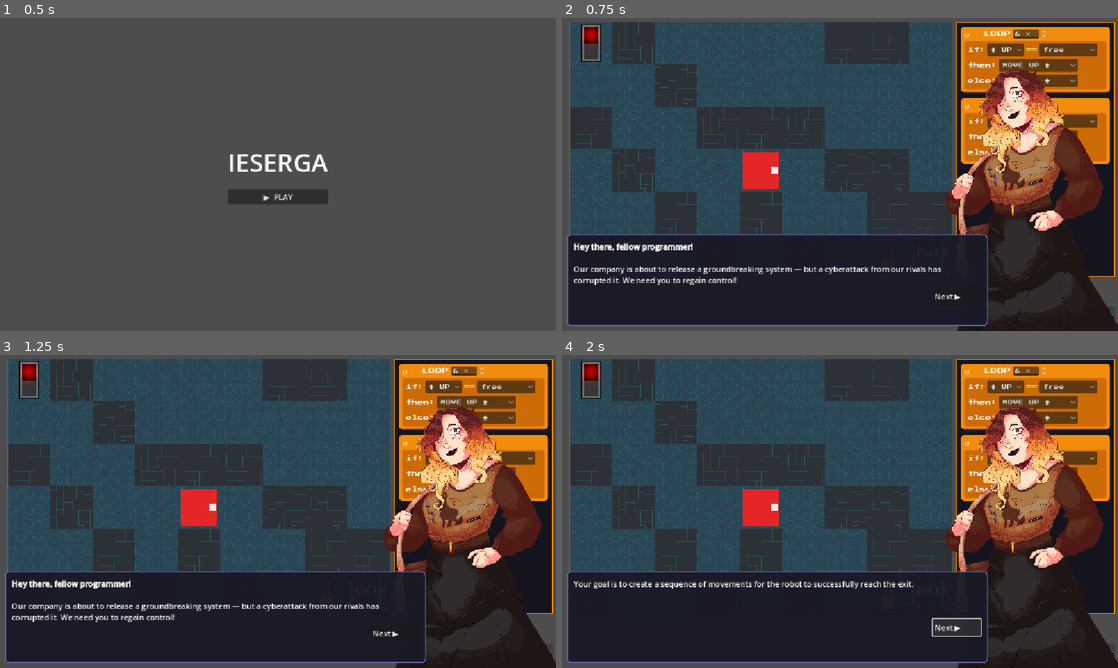
Above: before the commit, frames 1-4 (two rows, left to right).
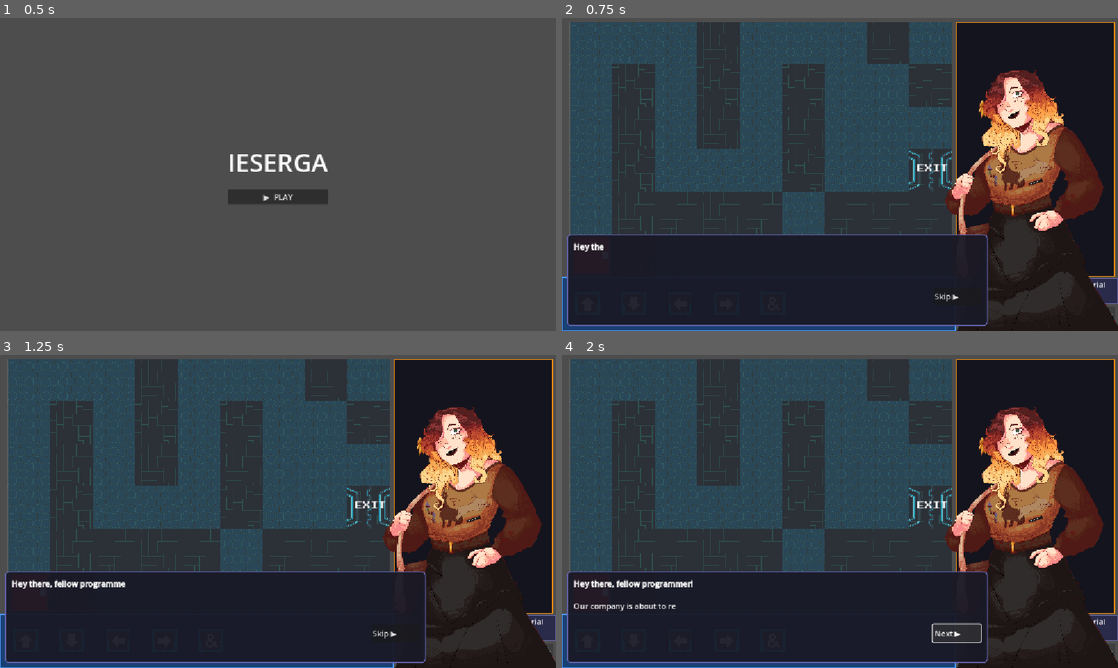
Above: after the commit, the same moments.

Repository: ca-jtsb/machine-learning
Game: Godot game, scene res://scenes/main_menu.tscn
Same seed, same stepped clock (60 frames per second), same inputs: the game is played once before the commit and once after it.
Inputs:
- Up to frame 1 (0.5 s): no input
- Up to frame 2 (0.75 s): click "▶ PLAY" at 0.5 s
- Up to frame 3 (1.25 s): no input
- Up to frame 4 (2 s): click "Next ▶" (after the commit: "Skip ▶") at 1.25 s

Frame 1 is identical in both runs. In frame 2, 27% of the frame differs, in the area x 0-100%, y 1-100%; in frame 3, 27%; in frame 4, 27%.

Commit message:
added typewriter text effect to tutorial overlay dialogue

Diff:
--- a/scripts/main.gd
+++ b/scripts/main.gd
@@ -22,12 +22,12 @@
 
 # ── Level list ─────────────────────────────────────────────────────────────────
 @export var levels : Array[String] = [
-	#"res://levels/level_1.tres",
-	#"res://levels/level_2.tres",
-	#"res://levels/level_3.tres",
-	#"res://levels/level_4.tres",
-	#"res://levels/level_5.tres",
-	#"res://levels/level_6.tres",
+	"res://levels/level_1.tres",
+	"res://levels/level_2.tres",
+	"res://levels/level_3.tres",
+	"res://levels/level_4.tres",
+	"res://levels/level_5.tres",
+	"res://levels/level_6.tres",
 	"res://levels/level_7.tres",
 	"res://levels/level_8.tres",
 	"res://levels/level_9.tres",
--- a/scripts/tutorial_overlay.gd
+++ b/scripts/tutorial_overlay.gd
@@ -1,5 +1,4 @@
 extends CanvasLayer
-
 signal tutorial_finished
 
 @onready var dialogue_text  : RichTextLabel = $DialogueBox/MarginContainer/VBoxContainer/DialogueText
@@ -7,13 +6,12 @@
 @onready var pointer        : TextureRect   = $PointerArrow
 @onready var dim_overlay    : ColorRect     = $DimOverlay
 
-# ── Tutorial steps ─────────────────────────────────────────────────────────────
-# Each entry: { "text": "...", "pointer_pos": Vector2(...) or null }
-# pointer_pos is in SCREEN coordinates. Use null to hide the pointer.
-# You fill in the text strings — placeholders are provided below.
+const CHARS_PER_SECOND : float = 40.0   # ← adjust this to taste
 
-var _steps : Array[Dictionary] = []
-var _step_index : int = 0
+var _steps      : Array[Dictionary] = []
+var _step_index : int  = 0
+var _full_text  : String = ""
+var _is_typing  : bool   = false
 
 func _ready() -> void:
 	next_button.pressed.connect(_on_next_pressed)
@@ -28,8 +26,9 @@
 	if i >= _steps.size():
 		_finish()
 		return
+
 	var step : Dictionary = _steps[i]
-	dialogue_text.text = step.get("text", "")
+	_full_text = step.get("text", "")
 
 	var pos = step.get("pointer_pos", null)
 	if pos != null:
@@ -38,10 +37,52 @@
 	else:
 		pointer.visible = false
 
-	# Change Next button text on last step
-	next_button.text = "Start ▶" if i == _steps.size() - 1 else "Next ▶"
+	next_button.text = "Skip ▶" if _steps.size() > 1 else "Start ▶"
+	next_button.disabled = false
+
+	# Start typewriter
+	dialogue_text.bbcode_enabled = true
+	dialogue_text.text = _full_text      # set full text so BBCode is parsed
+	dialogue_text.visible_ratio = 0.0    # but show none of it yet
+	_is_typing = true
+	_run_typewriter()
+
+func _run_typewriter() -> void:
+	var total_chars : int = dialogue_text.get_total_character_count()
+	if total_chars == 0:
+		_finish_typing()
+		return
+
+	var elapsed : float = 0.0
+	while _is_typing:
+		elapsed += get_process_delta_time()
+		# Can't use await inside a while loop cleanly, so use a tween instead
+		break
+
+	# Use a Tween for smooth per-frame progress
+	var tween := create_tween()
+	tween.tween_property(
+		dialogue_text, "visible_ratio",
+		1.0, float(total_chars) / CHARS_PER_SECOND
+	).from(0.0)
+	tween.tween_callback(_finish_typing)
+
+func _finish_typing() -> void:
+	_is_typing = false
+	dialogue_text.visible_ratio = 1.0
+	# Update button to final label now that typing is done
+	var is_last : bool = _step_index == _steps.size() - 1
+	next_button.text = "Start ▶" if is_last else "Next ▶"
 
 func _on_next_pressed() -> void:
+	if _is_typing:
+		# First press skips to end of current text
+		_is_typing = false
+		dialogue_text.visible_ratio = 1.0
+		var is_last : bool = _step_index == _steps.size() - 1
+		next_button.text = "Start ▶" if is_last else "Next ▶"
+		return
+
 	_step_index += 1
 	_show_step(_step_index)
 
